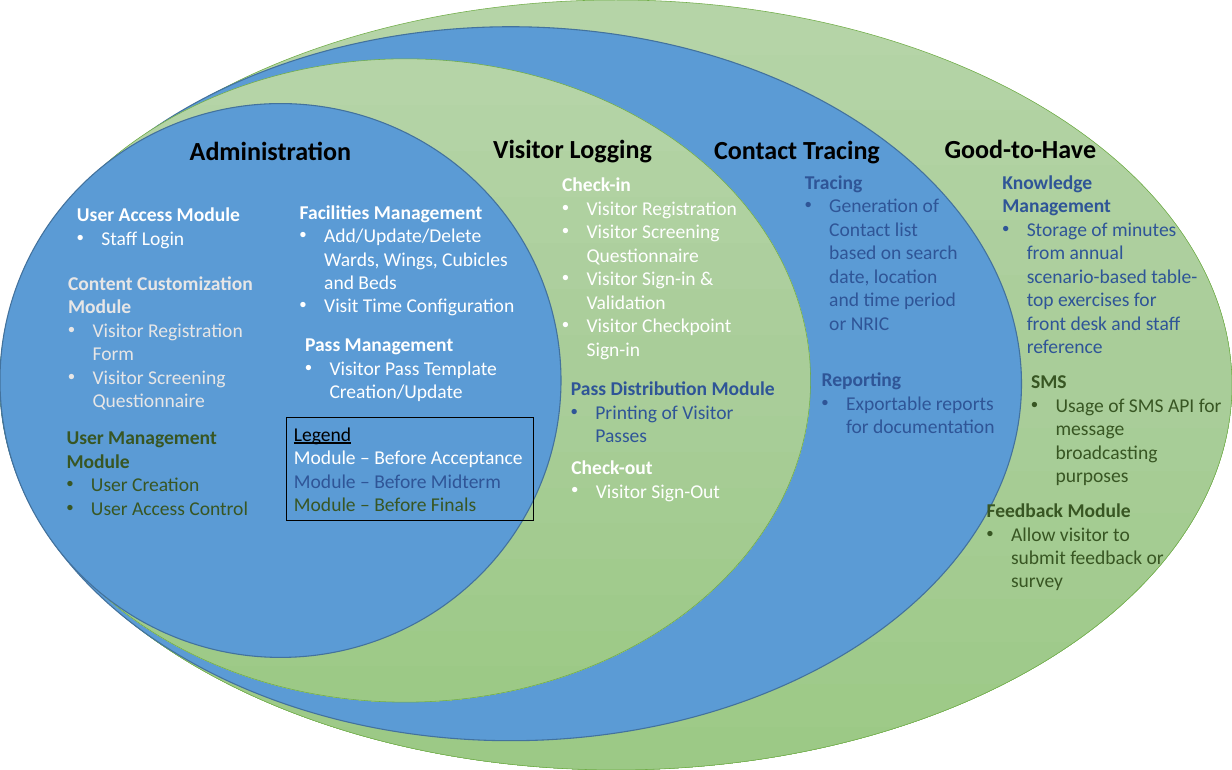
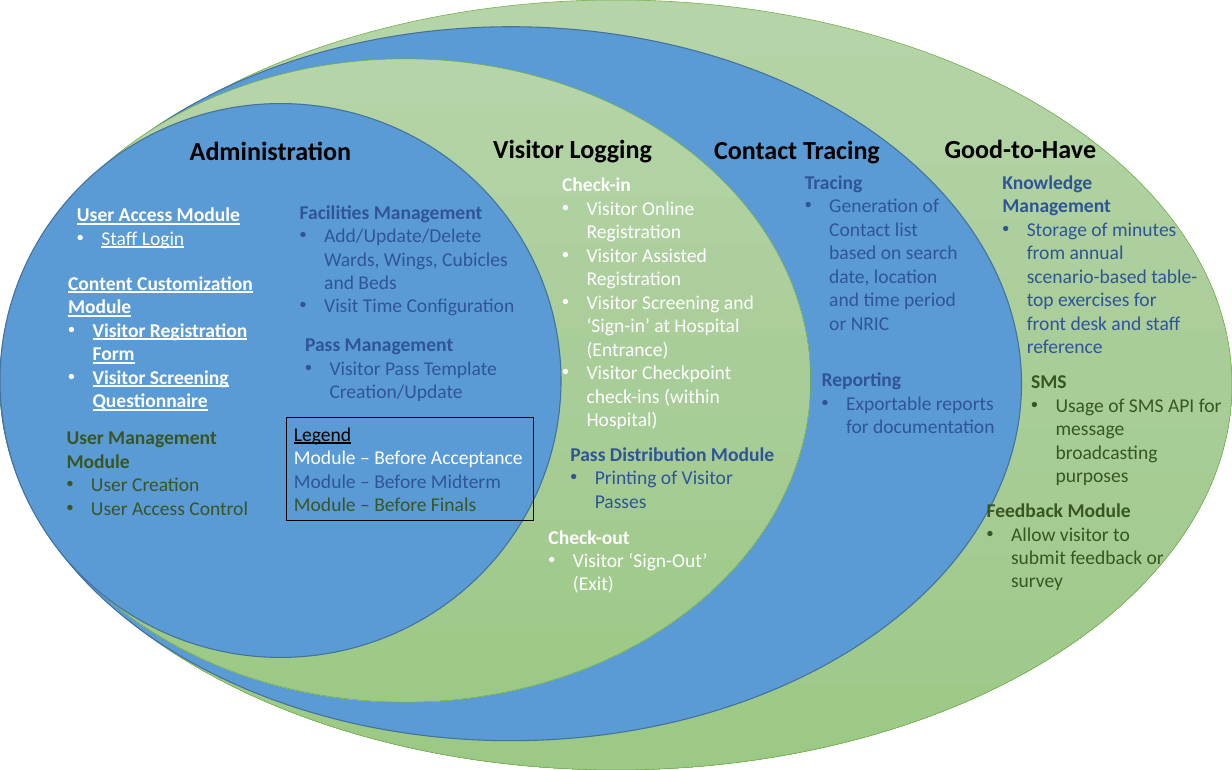
Before and after one commit to aloysiuslam2014/AMKTHKH, a slide deck: slide 1 of documentation/Proposal/Scope.pptx. Drawn at 1232x770 pixels with LibreOffice and Linux fonts; fonts in the diff are those of the drawing. Boxes give left, top, right and bottom in pixels: in the first picture for what was removed or moved away, otherwise in the second. Text is boxed around its words. In the diff, an @@ line names an element or a change of style, - is before the commit and + after.

```diff
--- a/documentation/Proposal/Scope.pptx
+++ b/documentation/Proposal/Scope.pptx
@@ text "User Access Module" at (77,207,240,249): underline on @@
@@ text "Facilities Management" at (300,205,515,315): text colour #FFFFFF to #2F5597 @@
@@ text at (587,201,754,429): text changed @@
-• Visitor Registration
-• Visitor Screening Questionnaire
-• Visitor Sign-in & Validation
-• Visitor Checkpoint Sign-in
+• Visitor Online Registration
+• Visitor Assisted Registration
+• Visitor Screening and ‘Sign-in’ at Hospital (Entrance)
+• Visitor Checkpoint check-ins (within Hospital)
@@ text "Content Customization Module" at (68,276,253,411): text colour #E7E6E6 to #FFFFFF, underline on; bold on in "Visitor Registration Form", "Visitor Screening Questionnaire" @@
@@ text "Pass Management" at (305,338,497,401): text colour #FFFFFF to #2F5597 @@
@@ text "Pass Distribution Module": place and size @@
-text "Pass Distribution Module" at (571,381,775,442)
+text "Pass Distribution Module" at (570,447,774,508)
@@ text "Check-out": place and size @@
-text "Check-out" at (571,460,720,501)
+text "Check-out" at (548,530,707,593)
@@ text at (573,553,707,593): text changed @@
-• Visitor Sign-Out
+• Visitor ‘Sign-Out’ (Exit)
```
Also in this commit, not shown: 5 other files.
